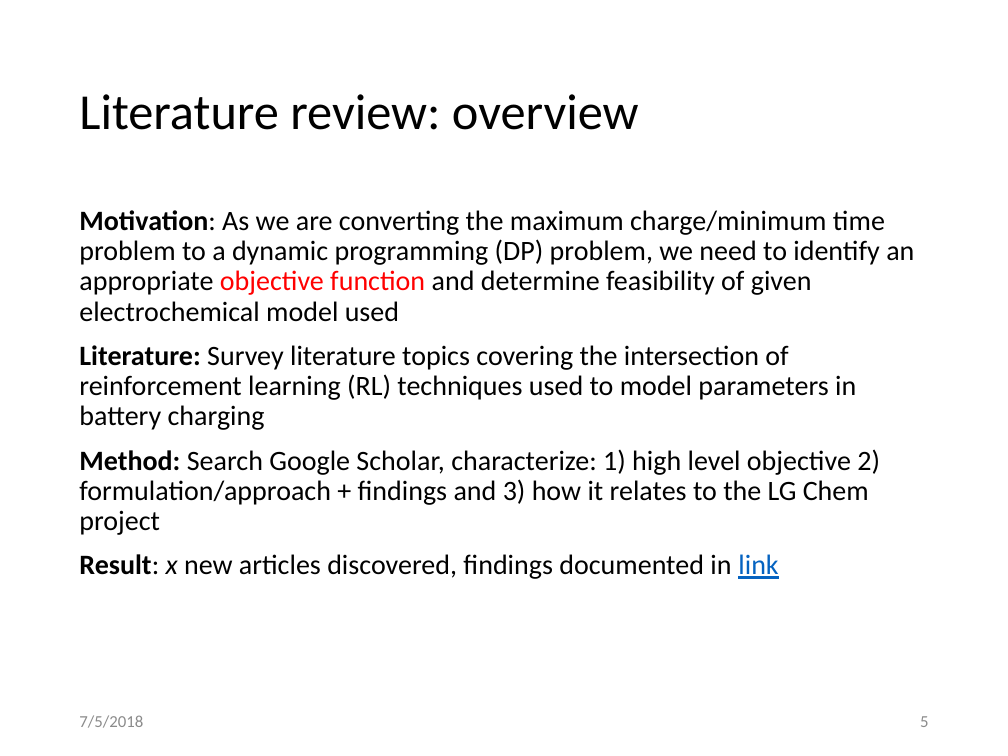
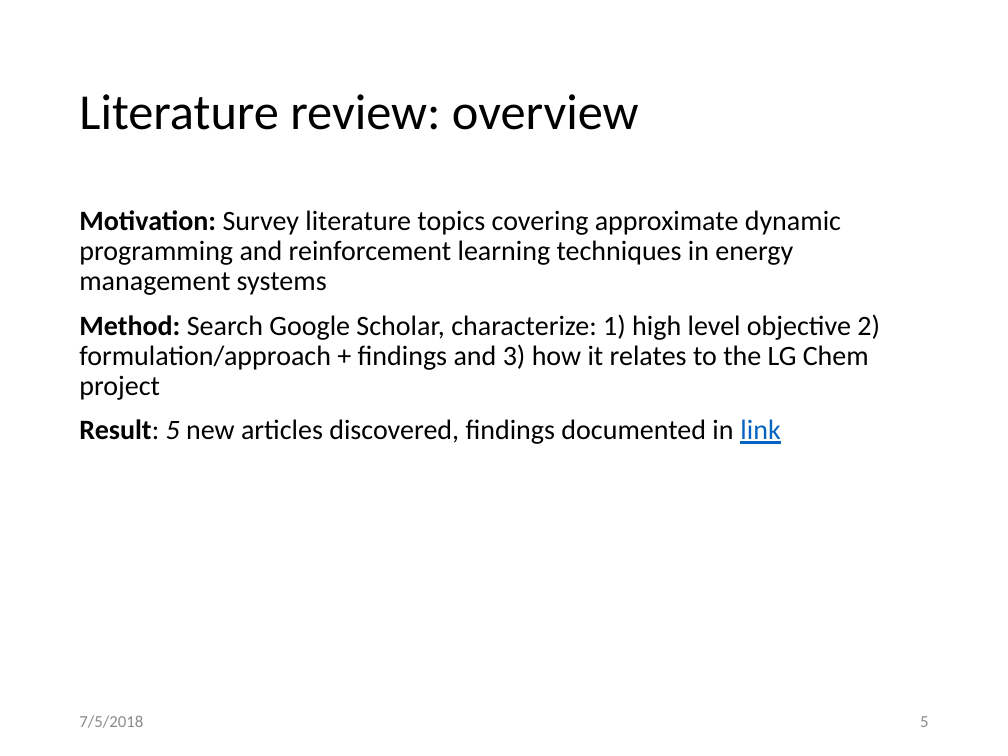
Before and after one commit to rselvak6/LGChem, a slide deck: slide 5 of Presentations/0705_LitFindings.pptx. Drawn at 1008x756 pixels with LibreOffice and Linux fonts; fonts in the diff are those of the drawing. Boxes give left, top, right and bottom in pixels: in the first picture for what was removed or moved away, otherwise in the second. Text is boxed around its words. In the diff, an @@ line names an element or a change of style, - is before the commit and + after.

Commit message:
win update 070918

```diff
--- a/Presentations/0705_LitFindings.pptx
+++ b/Presentations/0705_LitFindings.pptx
@@ text at [79,210,841,295]: text changed @@
-Motivation: As we are converting the maximum charge/minimum time problem to a dynamic programming (DP) problem, we need to identify an appropriate objective function and determine feasibility of given electrochemical model used
-Literature: Survey literature topics covering the intersection of reinforcement learning (RL) techniques used to model parameters in battery charging
+Motivation: Survey literature topics covering approximate dynamic programming and reinforcement learning techniques in energy management systems
@@ text at [79,419,780,444]: text changed @@
-Result: x new articles discovered, findings documented in link
+Result: 5 new articles discovered, findings documented in link
```
Also in this commit, not shown: 2 other slides changed.
